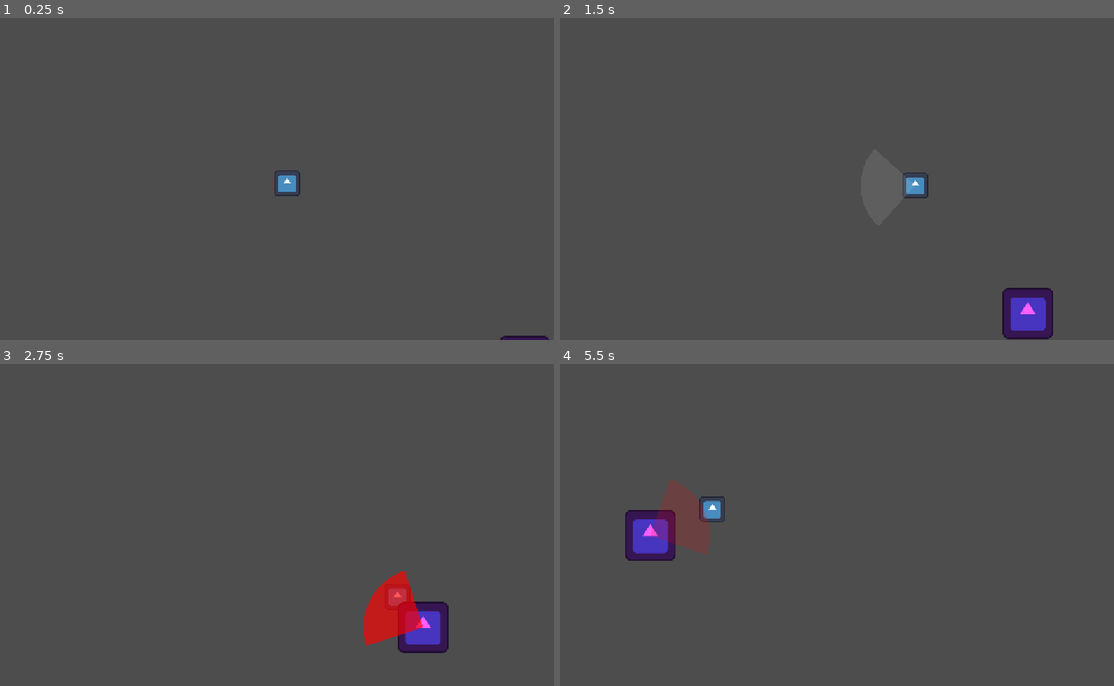
Above: before the commit, frames 1-4 (two rows, left to right).
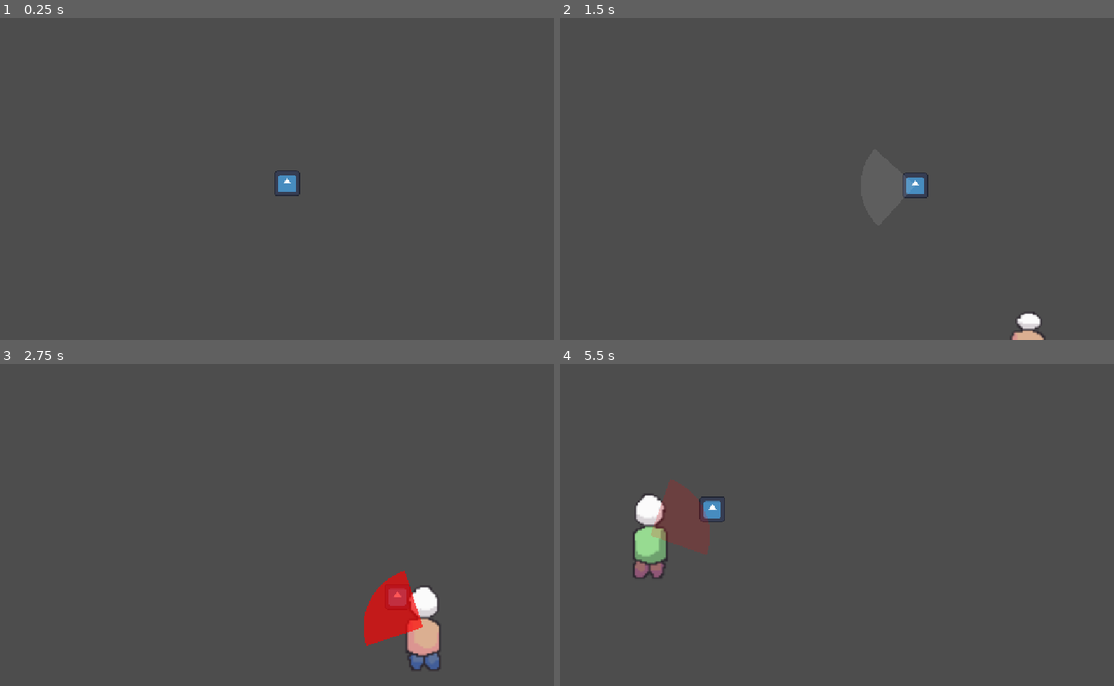
Above: after the commit, the same moments.

Repository: Finity16/bug-off-
Game: Godot game, scene res://scenes/main.tscn
Same seed, same stepped clock (60 frames per second), same inputs: the game is played once before the commit and once after it. The engine's default icon, where the game draws it, is replaced by a stand-in: a white triangle on a blue panel in a dark square.
Inputs (mouse positions are in pixels of both pictures, inside the frame that each line leads up to):
- Up to frame 1 (0.25 s): no input
- Up to frame 2 (1.5 s): move the mouse to (975, 162) at 0.52 s; hold D (move_right) 0.53-1.28 s; click (975, 162) at 0.6 s; move the mouse to (731, 195) at 1.27 s; hold S (move_down) from 1.28 s (still down); click (731, 195) at 1.35 s
- Up to frame 3 (2.75 s): move the mouse to (343, 454) at 2.02 s; release S (move_down) at 2.03 s; hold D (move_right) from 2.03 s (still down); click (343, 454) at 2.1 s
- Up to frame 4 (5.5 s): move the mouse to (820, 589) at 2.77 s; release D (move_right) at 2.78 s; hold W (move_up) 2.78-3.53 s; click (820, 589) at 2.85 s; move the mouse to (1019, 573) at 3.52 s; hold A (move_left) 3.53-5.03 s; click (1019, 573) at 3.6 s; move the mouse to (676, 476) at 4.27 s; click (676, 476) at 4.35 s; move the mouse to (875, 525) at 5.02 s; hold S (move_down) from 5.03 s (still down); click (875, 525) at 5.1 s

The runs differ from the first frame. In frame 1, 0.1% of the frame differs, in the area x 90-100%, y 98-100%; in frame 2, 1.5%; in frame 3, 1.7%; in frame 4, 1.9%, in the area x 11-21%, y 40-67%.

Commit message:
Added sprites and bug fixes

Diff:
--- a/scenes/human.gd
+++ b/scenes/human.gd
@@ -15,8 +15,10 @@
 @export var attack_pause := 0.7
 @export var close_distance := 80.0
 @export var rush_multiplier := 3.0
-
-@onready var sprite: Sprite2D = $Sprite2D
+@export var frame_width := 32
+@export var walk_fps := 8.0
+
+@onready var sprite: AnimatedSprite2D = $AnimatedSprite2D
 @onready var body_shape: CollisionShape2D = $CollisionShape2D
 
 var state := State.CHASE
@@ -31,6 +33,9 @@
 func _ready():
 	collision_layer = 2
 	collision_mask = 1
+	var paths := get_sheet_paths()
+	sprite.sprite_frames = build_frames(paths[randi() % paths.size()])
+	sprite.play("walk")
 	add_to_group("humans")
 	telegraph = Polygon2D.new()
 	telegraph.polygon = get_telegraph_shape()
@@ -87,6 +92,13 @@
 			velocity = velocity.move_toward(Vector2.ZERO, 600.0 * delta)
 	move_and_slide()
 
+	if absf(player.global_position.x - global_position.x) > 4.0:
+		sprite.flip_h = player.global_position.x < global_position.x
+	if velocity.length() > 10.0:
+		sprite.play("walk")
+	else:
+		sprite.play("idle")
+
 func chase(_delta: float):
 	var to_player := player.global_position - global_position
 	if can_attack and to_player.length() < attack_range:
@@ -168,3 +180,28 @@
 	died.emit(100)
 	await get_tree().create_timer(0.15).timeout
 	queue_free()
+
+func get_sheet_paths() -> PackedStringArray:
+	return PackedStringArray(["res://art/Human1.png", "res://art/Human2.png"])
+
+func build_frames(path: String) -> SpriteFrames:
+	var sheet: Texture2D = load(path)
+	var total := int(sheet.get_width() / frame_width)
+	var frames := SpriteFrames.new()
+	frames.remove_animation("default")
+	frames.add_animation("walk")
+	frames.set_animation_speed("walk", walk_fps)
+	frames.set_animation_loop("walk", true)
+	frames.add_animation("idle")
+	frames.set_animation_speed("idle", 1.0)
+	frames.set_animation_loop("idle", true)
+	for i in maxi(total - 1, 1):
+		frames.add_frame("walk", make_frame(sheet, i))
+	frames.add_frame("idle", make_frame(sheet, total - 1))
+	return frames
+
+func make_frame(sheet: Texture2D, index: int) -> AtlasTexture:
+	var atlas := AtlasTexture.new()
+	atlas.atlas = sheet
+	atlas.region = Rect2(index * frame_width, 0, frame_width, sheet.get_height())
+	return atlas
--- a/scenes/human.tscn
+++ b/scenes/human.tscn
@@ -1,7 +1,6 @@
 [gd_scene format=3 uid="uid://44bwlakmln7m"]
 
 [ext_resource type="Script" uid="uid://bpwqewl1aif1w" path="res://scenes/human.gd" id="1_cwf78"]
-[ext_resource type="Texture2D" uid="uid://bla28axqtttob" path="res://icon.svg" id="1_swaxu"]
 
 [sub_resource type="CircleShape2D" id="CircleShape2D_ob1uy"]
 radius = 47.07441
@@ -11,10 +10,8 @@
 health = 2.0
 attack_range = 140.0
 
-[node name="Sprite2D" type="Sprite2D" parent="." unique_id=433660675]
-modulate = Color(1, 0.36862746, 1, 1)
-scale = Vector2(0.8, 0.8)
-texture = ExtResource("1_swaxu")
+[node name="AnimatedSprite2D" type="AnimatedSprite2D" parent="." unique_id=1275132217]
+scale = Vector2(3.5, 3.5)
 
 [node name="CollisionShape2D" type="CollisionShape2D" parent="." unique_id=1324441236]
 shape = SubResource("CircleShape2D_ob1uy")
--- a/scenes/smart_human.tscn
+++ b/scenes/smart_human.tscn
@@ -1,7 +1,6 @@
 [gd_scene format=3 uid="uid://y1bge88h4xcg"]
 
 [ext_resource type="Script" uid="uid://crw2r3y8as5p8" path="res://scenes/smart_human.gd" id="1_1cbm2"]
-[ext_resource type="Texture2D" uid="uid://bla28axqtttob" path="res://icon.svg" id="2_jsuop"]
 
 [sub_resource type="CircleShape2D" id="CircleShape2D_ob1uy"]
 radius = 47.07441
@@ -12,10 +11,8 @@
 hit_range = 160.0
 attack_pause = 0.5
 
-[node name="Sprite2D" type="Sprite2D" parent="." unique_id=433660675]
-modulate = Color(0.30320585, 0.75761926, 0.77808493, 1)
-scale = Vector2(0.8, 0.8)
-texture = ExtResource("2_jsuop")
+[node name="AnimatedSprite2D" type="AnimatedSprite2D" parent="." unique_id=1820891577]
+scale = Vector2(3.5, 3.5)
 
 [node name="CollisionShape2D" type="CollisionShape2D" parent="." unique_id=1324441236]
 shape = SubResource("CircleShape2D_ob1uy")
--- a/scenes/spinner_human.gd
+++ b/scenes/spinner_human.gd
@@ -7,6 +7,8 @@
 @export var spin_recover := 0.3
 
 var fill_tween: Tween
+func get_sheet_paths() -> PackedStringArray:
+	return PackedStringArray(["res://art/SpinnerHuman.png"])
 
 func get_telegraph_shape() -> PackedVector2Array:
 	return make_circle(circle_radius)
--- a/scenes/spinner_human.tscn
+++ b/scenes/spinner_human.tscn
@@ -1,7 +1,6 @@
 [gd_scene format=3 uid="uid://bgw17okcgefuq"]
 
 [ext_resource type="Script" uid="uid://dhh344340vqp5" path="res://scenes/spinner_human.gd" id="1_13abf"]
-[ext_resource type="Texture2D" uid="uid://bla28axqtttob" path="res://icon.svg" id="2_mokjf"]
 
 [sub_resource type="CircleShape2D" id="CircleShape2D_ob1uy"]
 radius = 47.07441
@@ -11,10 +10,8 @@
 health = 3.0
 attack_range = 200.0
 
-[node name="Sprite2D" type="Sprite2D" parent="." unique_id=433660675]
-modulate = Color(0.4944951, 0.76668376, 0.3305974, 1)
-scale = Vector2(0.8, 0.8)
-texture = ExtResource("2_mokjf")
+[node name="AnimatedSprite2D" type="AnimatedSprite2D" parent="." unique_id=951359087]
+scale = Vector2(3.5, 3.5)
 
 [node name="CollisionShape2D" type="CollisionShape2D" parent="." unique_id=1324441236]
 shape = SubResource("CircleShape2D_ob1uy")
--- a/scenes/wave_spawner.gd
+++ b/scenes/wave_spawner.gd
@@ -21,6 +21,9 @@
 var wave := 0
 var alive := 0
 var spawning_done := false
+
+func get_sheet_paths() -> PackedStringArray:
+	return PackedStringArray(["res://art/SmartHuman.png"])
 
 func _ready():
 	start_wave.call_deferred()
@@ -48,13 +51,21 @@
 	var queue := build_queue(count)
 	for i in queue.size():
 		while alive >= max_alive_at_once:
+			if not is_inside_tree():
+				return
 			await get_tree().process_frame
+			if not is_inside_tree():
+				return
+		if not is_inside_tree():
+			return
 		spawn_enemy(queue[i], level)
 		alive += 1
 		if i < queue.size() - 1:
 			var wait := randf_range(spawn_interval_min, spawn_interval_max)
 			while wait > 0.0 and alive > 0:
 				await get_tree().process_frame
+				if not is_inside_tree():
+					return
 				wait -= get_process_delta_time()
 	spawning_done = true
 
@@ -104,4 +115,6 @@
 	alive -= 1
 	if alive <= 0 and spawning_done:
 		await get_tree().create_timer(wave_delay).timeout
+		if not is_inside_tree():
+			return
 		start_wave()
Binary file added: art/Human1.png
Not shown, added: art/Human1.png.import
Binary file added: art/Human2.png
Not shown, added: art/Human2.png.import
Binary file added: art/SmartHuman.png
Not shown, added: art/SmartHuman.png.import
Binary file added: art/SpinnerHuman.png
Not shown, added: art/SpinnerHuman.png.import
